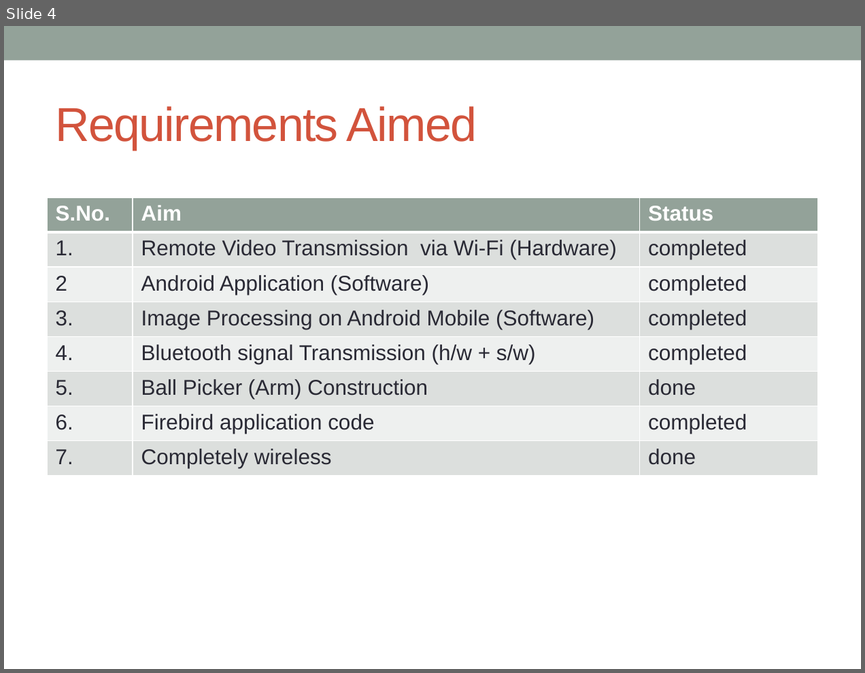
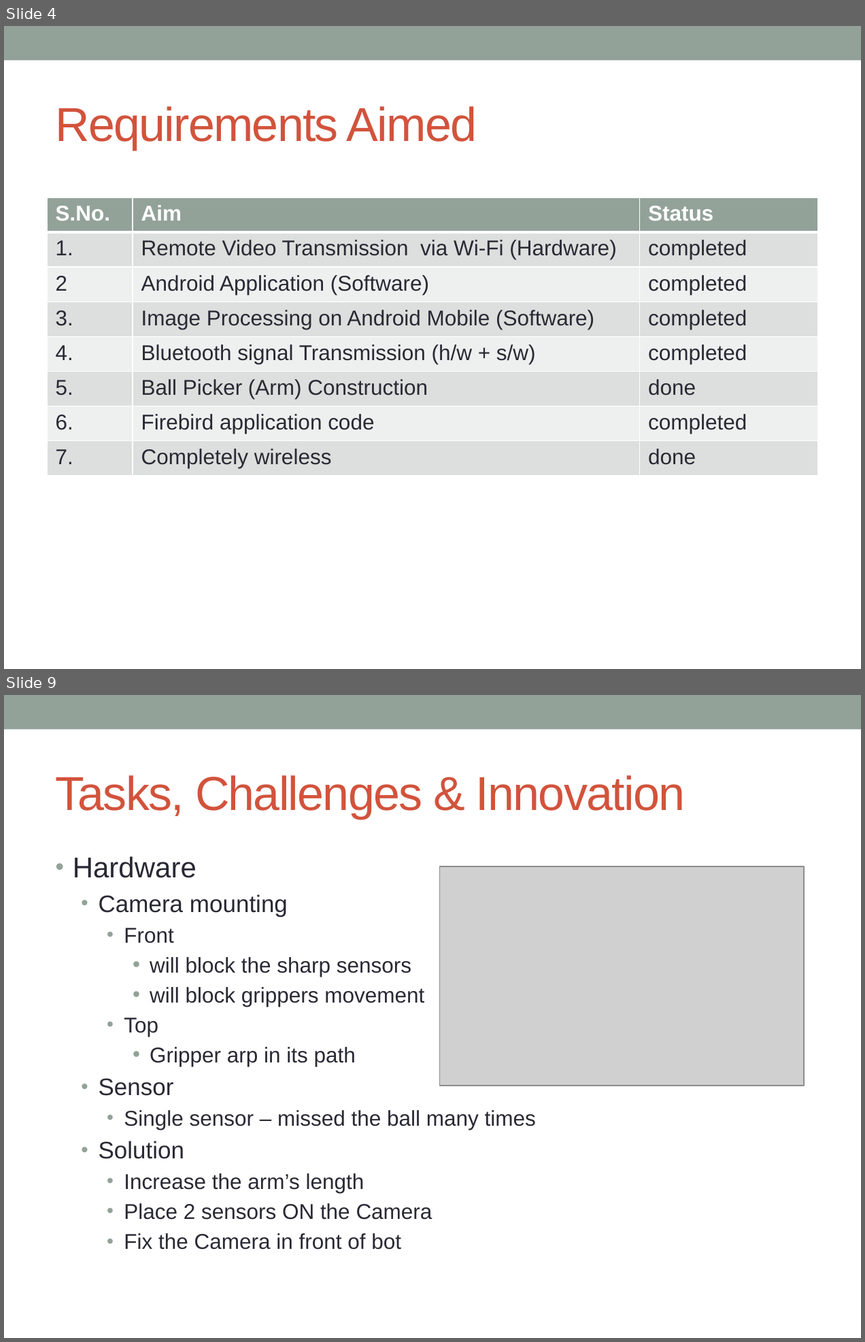
Before and after one commit to mintuhouse/AndroidBasedTennisBallCollector_group14_cs308_2012, a slide deck: Documentation/cs308_2012_team14_final_pres.pptx. Shown one above the other, each under a label of ours: slide 4 before the commit, slides 4 and 9 after it; the slides between them are not shown. The pictures are 865x673 and 865x1342 pixels, drawn with LibreOffice and Linux fonts; fonts in the diff are those of the drawing; grey boxes stand for pictures. Boxes give left, top, right and bottom in pixels: in the first picture for what was removed or moved away, otherwise in the second. Text is boxed around its words. In the diff, an @@ line names an element or a change of style, - is before the commit and + after.

```diff
--- a/Documentation/cs308_2012_team14_final_pres.pptx
+++ b/Documentation/cs308_2012_team14_final_pres.pptx
@@ slide 9 added at bbox=[4, 695, 861, 1338], background #FFFFFF; not listed: 1 template element that a slide beside it also shows @@
@@ title added at bbox=[56, 775, 685, 819], 40 pt, text #D2533C @@
+Tasks, Challenges & Innovation
@@ text added at bbox=[73, 856, 536, 1249], 18 pt, text #292934 @@
+• Hardware
+  • Camera mounting
+    • Front
+      • will block the sharp sensors
+      • will block grippers movement
+    • Top
+      • Gripper arp in its path
+  • Sensor
+    • Single sensor – missed the ball many times
+  • Solution
+    • Increase the arm’s length
+    • Place 2 sensors ON the Camera
+    • Fix the Camera in front of bot
@@ picture added at bbox=[439, 866, 804, 1086] @@
```
Also in this commit, not shown: 1 slide changed, 8 other slides added, 3 other files.
